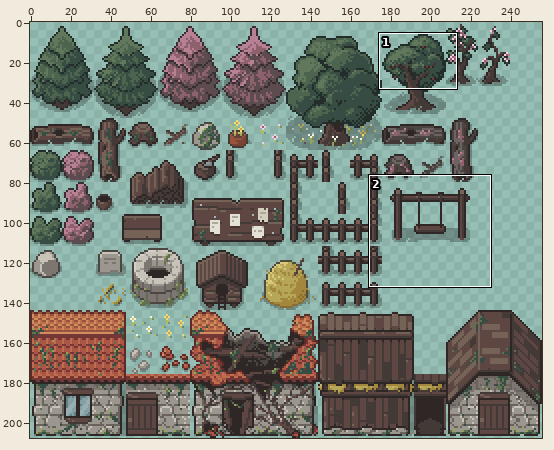
Sprite sheet, stored at Overworld/0_Tiles/4_Props/props.png. Above: a wide view before the commit, with the close-up outlined.
Close-up. Old version:
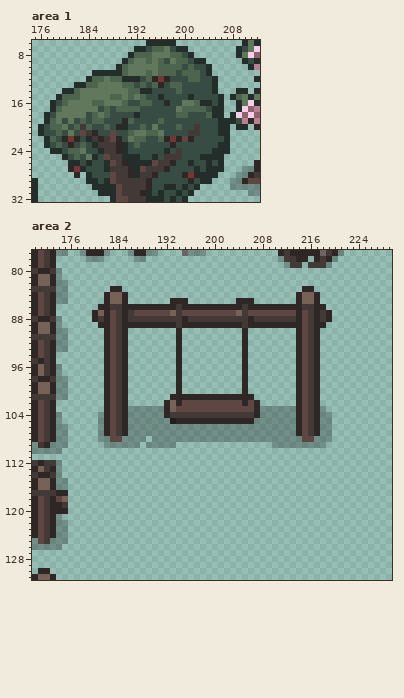
The file is 256x208 pixels. Colours within 5 levels of each other are drawn and written as one. Shown: area 1: x 175..212, y 6..32; area 2: x 170..229, y 77..131. The commit also changed other parts of the picture, which this record leaves out.
And afterwards:
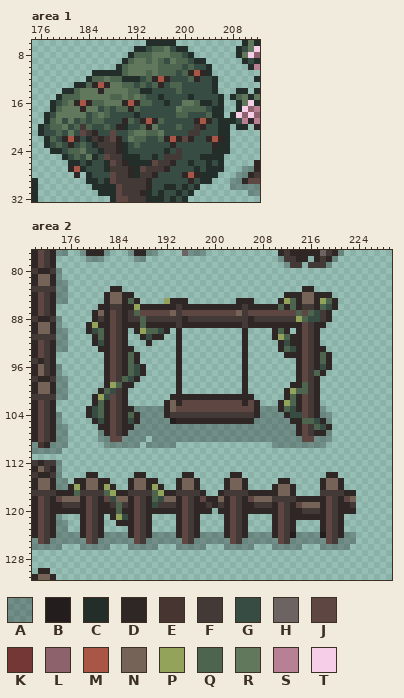
Palette (. is transparent): A #0000003f  B #231d1d  C #232d29  D #2e2726  E #473532  F #433a38  G #374c42  H #6c6463  J #5e4643  K #753736  L #8d626c  M #a95646  N #756357  P #94a35a  Q #4d654f  R #62785d  S #b78094  T #f7cee7
Edits made:
--- area 1
@@ x 175..212 @@
 10 ..............CQRRRRRQQQQGQGGC......CS
-11 ..........CCCCCQRRRQRQQQGQQQGC........
-12 .........CQQRQQCCCGQDKDGGGQQGGC......C
-13 .......CCQQRRRRQQGQGQDGQQGGGGGC.......
-14 .....CCQRRRRRRRRQQCCGGGGQGGGGGC...CC.C
+11 ..........CCCCCQRRRQRQQQGQDMDC........
+12 .........CQQRQQCCCGQDMDGGGQDGGC......C
+13 .......CCQDMDRRQQGQGQDGQQGGGGGC.......
+14 .....CCQRRRDRRRRQQCCGGGGQGGGGGC...CC.C
 15 ....CQQQRRRRRQQRQRQGGCGGGGCGGGGC.CQRCR
-16 ...CGQRRRRQQRRRQGGQQGGCGGRRQCCGC..CRTC
-17 ...CQRRRRRRGQGQQQQGGGGGGRQQQQGCC..CTLS
+16 ...CGQRDMDQQRRRDMDQQGGCGGRRQCCGC..CRTC
+17 ...CQRRRDRRGQGQQDQGGGGGGRQQQQGCC..CTLS
 18 ..CGRRRRRGQRQGGGGCGGGGGGQQGGGQCC.CTLTL
-19 ..CQRGRGQGQQGGGDQGGGGQGGGGGGGGGCCCGSDS
-20 .CGQQRGQFQGGQGDCGGQGRGGGQGGFGGGCC.CC.D
+19 ..CQRGRGQGQQGGGDQGDMDQGGGGGDMDGCCCGSDS
+20 .CGQQRGQFQGGQGDCGGQDRGGGQGGFDGGCC.CC.D
 21 .CGGQGRGJFDGGJGGQRRQQRGGGGFFGGGCC.....
-22 ..CQGDKDGCFDFJDGRQQGGQDKDJDGGGGGC.....
-23 ..CGQGDGQGCFFFDCGQGGGGGDGGGGGGGCC.....
+22 ..CQGDMDGCFDFJDGRQQGGQDMDJDGGDMDC.....
+23 ..CGQGDGQGCFFFDCGQGGGGGDGGGGGGDCC.....
 24 ...CCGQQRGGCFFDCGGGGGGCGFGGGGGCCC.....
@@ x 180..203 @@
 26 .CCGCGGCJFDCCCCJFFDGGCGG
-27 .DKCGGGCFFFDCJFFFDGGGGCG
-28 ..D.CGGGJFFDCFFDGGGGDKDC
+27 .DMCGGGCFFFDCJFFFDGGGGCG
+28 ..D.CGGGJFFDCFFDGGGGDMDC
 29 ....CCGCJFFFFFDGGGGGGDGC
--- area 2
@@ x 170..229 @@
  83 FFFFAA.......DD..............................DD.............
- 84 DJFDAA......DNND............................DNND............
- 85 DJFDAA......DNND.......DDD........DDD.......DNND............
- 86 DJFD.......DDFFDDDDDDDDDFDDDDDDDDDDFDDDDDDDDDFFDD...........
- 87 DJFD......DNDJFDFJJJJJJNFJJJJJJJJJNFJJJJJJJJDJFDFD..........
- 88 FDDFA.....DFDJFDFFFFFFFFFDFFFFFFFFFFDFFFFFFFDJFDFD..........
- 89 DNNDA......DDJFDDDDDDDDDFDDDDDDDDDDFDDDDDDDDDJFDD...........
- 90 DNNDAA......DJFD........D..........D........DJFD............
- 91 FFFFAA......DJFD........D..........D........DJFD............
- 92 DJFDAA......DJFD........D..........D........DJFD............
- 93 DJFDAA......DJFD........D..........D........DJFD............
- 94 DJFD........DJFD........D..........D........DJFD............
- 95 FDFD........DJFD........D..........D........DJFD............
- 96 DNFDA.......DJFD........D..........D........DJFD............
- 97 DNFDA.......DJFD........D..........D........DJFD............
- 98 FDDFAA......DJFD........D..........D........DJFD............
- 99 DNNDAA......DJFD........D..........D........DJFD............
-100 DNNDAA......DJFD........D..........D........DJFD............
-101 FFFFAA......DJFD.......DDDDDDDDDDDDDD.......DJFD............
-102 DJFD........DJFD......DNDJJJJJJJJJJDJD......DJFD............
-103 DJFD........DJFDAAAAAADNJJJJJJJJJJJJJDAAAAAADJFDA...........
-104 DJFDA......ADJFDAAAAAADFFFFFFFFFFFFFFDAAAAAADJFDAA..........
-105 DJFDA......ADJFDAAAAAAABDDDDDDDDDDDDDAAAAAAADJFDAA..........
-106 DJFDAA.....ADJFDAAAAAAAAAAAAAAAAAAAAAAAAAAAADJFDAA..........
-107 DJFDAA.....ADJFDAAAAAAAAAAAAAAAAAAAAAAAAAAAADJFDAA..........
+ 84 DJFDAA......DNNDD.........................DDDNNDDD..........
+ 85 DJFDAA......DNNDQD....PDDD........DDD....DPQDNNDPQD.........
+ 86 DJFD.......DDFFDDPDDDDDDFDDDDDDDDDDFDDDDDQDQDFFDQGD.........
+ 87 DJFD......DNDJFDFQJJJJJNFJJJJJJJJJNFJJJJJJJJQJQGFD..........
+ 88 FDDFA.....DFDJFDFFQFFFFFFDFFFFFFFFFFDFFFFFFFPQGGFD..........
+ 89 DNNDA....DPDDJFDDDQDDDDDFDDDDDDDDDDFDDDDDDDDDJFDD...........
+ 90 DNNDAA...DGQDJFD.DPQQGD.D..........D....DQD.DJFD............
+ 91 FFFFAA....DQDJFD..DGDD..D..........D....DPQDDJFD............
+ 92 DJFDAA....DGDJFD...D....D..........D.....DGDDJFD............
+ 93 DJFDAA.....DDJFDD.......D..........D.....DQGDJFDD...........
+ 94 DJFD........DJFDQD......D..........D......DDDJFDQD..........
+ 95 FDFD........DJFDQD......D..........D........DJFDQD..........
+ 96 DNFDA.......DJFDQGD.....D..........D........DJFDGD..........
+ 97 DNFDA.......DJFDQGD.....D..........D........DJFQD...........
+ 98 FDDFAA......DJFQGD......D..........D........DJFD............
+ 99 DNNDAA......DPQDD.......D..........D.......DDQFD............
+100 DNNDAA.....DQGFD........D..........D......DPQQFD............
+101 FFFFAA....DPGJFD.......DDDDDDDDDDDDDD.....DQDJFD............
+102 DJFD......DQDJFD......DNDJJJJJJJJJJDJD...DPQDJFD............
+103 DJFD.....DGQDJFDDAAAAADNJJJJJJJJJJJJJDAAADQGDJFDA...........
+104 DJFDA....DGQDJFDQDAAAADFFFFFFFFFFFFFFDAAAADGGJFDAA..........
+105 DJFDA.....DGDJFDGDAAAAABDDDDDDDDDDDDDAAAAAADDQQGDA..........
+106 DJFDAA.....DDJFDDAAAAAAAAAAAAAAAAAAAAAAAAAAADJFQGD..........
+107 DJFDAA.....ADJFDAAAAAAAAAAAAAAAAAAAAAAAAAAAADJFDDA..........
 108 DJFDAA.....AAJJAAAA.AAAAAAAAAAAAAAAAAAAAAAAAAJJAAA..........
@@ x 170..229 @@
 113 DNFDA.......................................................
-114 FDDFA.......................................................
-115 DNNDAA......................................................
-116 DNNDAA......................................................
-117 FFFFDD......................................................
-118 DJFDJN......................................................
-119 DJFDDF......................................................
-120 DJFDDD......................................................
-121 DJFDA.......................................................
-122 DJFDAA......................................................
-123 DJFDAA......................................................
-124 DJFDAA......................................................
-125 AJFAAA......................................................
-126 AAAAA.......................................................
+114 FDDFA....DD......DD......DD......DD..............DD.........
+115 DNNDAA.DDNNDD...DNNDD...DNND....DNND.....DD.....DNND........
+116 DNNDAADPDNNDPD..DNNDPD..DNND....DNND....DNND....DNND........
+117 FFFFDDDQFFFFQPDDFFFFQPDDFFFFD..DFFFFDDDDDNND....FFFFDD......
+118 DJFDJNNNDJFDJGNNDJFDQGNNDJFDJDDNDJFDJNNNFFFFDDDDDJFDJN......
+119 DJFDDFFFDJFDDFQFDJFDGFFFDJFDDFDFDJFDDFFFDJFDJNNNDJFDDF......
+120 DJFDDDDDDJFDDDQDDJFDDDDDDJFDDD.DDJFDDDDDDJFDDFFFDJFDDD......
+121 DJFDA...DJFD.DPGDJFD....DJFD....DJFD....DJFDDDDDDJFD........
+122 DJFDAA..DJFD..DDDJFD....DJFD....DJFD....DJFD....DJFD........
+123 DJFDAA..DJFD....DJFD....DJFD....DJFD....DJFD....DJFD........
+124 DJFDAAAADJFDAAAADJFDAAAADJFDAAAADJFDAAAADJFBAAAABJFDAA......
+125 AJFAAAAAAJFAAAAAAJFAAAAAAJFAAAAAAJFAAAAAAJFAAAAAAJFAAA......
+126 AAAAA...AAAAA...AAAAA...AAAAA...AAAAA...AAAAA...AAAAA.......
 127 ............................................................
